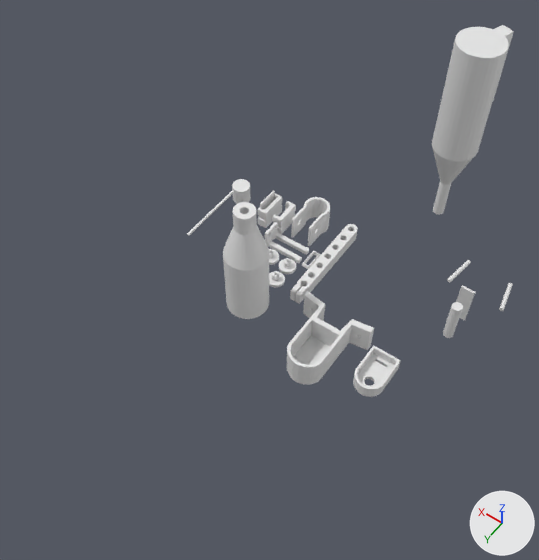
The Blender file electronics-mounts/electronics-mounts.blend, before and after one commit.
The view is the same before and after, from a camera (50 mm lens) standing at (-240.0, 363.0, 526.0) and looking at (-55.0, 104.0, 118.0). The lights are fixed; the arrows at lower right show +X, +Y and +Z.

Script lines for the objects in view, before the commit:
```python
me_cylinder_003 = bpy.data.meshes.new('Cylinder.003')
me_cylinder_003.from_pydata(...)  # a 16-sided cylinder along z spanning x 8.11..10.91, y -1.35..1.45, z -2.76..9.65; a box spanning x 7.85..11.64, y -7.04..-6.38, z -2.72..9.47
me_cylinder_008 = bpy.data.meshes.new('Cylinder.008')
me_cylinder_008.from_pydata(...)  # 160 vertices, 130 faces; spans x -1.23..1.1, y -2.05..1.51, z 0.0..1.08
me_cylinder_011 = bpy.data.meshes.new('Cylinder.011')
me_cylinder_011.from_pydata(...)  # 290 vertices, 230 faces; spans x -2.13..2.04, y -2.25..1.92, z -12.84..0.0
ob_hole_set = bpy.data.objects.new('hole-set', me_cylinder_003)
ob_hole_set.location = (-189.6, 5.1, 32.5)
ob_hole_set.scale = (3.0, 3.0, 3.0)
ob_pot_inner = bpy.data.objects.new('pot-inner', me_cylinder_008)
ob_pot_inner.location = (-126.8, 64.2, 0.0)
ob_pot_inner.scale = (10.8, 10.8, 10.8)
ob_pot_shaft = bpy.data.objects.new('pot-shaft', me_cylinder_011)
ob_pot_shaft.location = (0.0, 60.6, 0.0)
ob_pot_shaft.rotation_euler = (0.0, 3.142, 0.0)  # degrees (0, 180, 0)
ob_pot_shaft.scale = (8.96, 8.96, 8.96)
# also in view: 'wire-route' at (2.0, -11.0, 8.0); 'pot-outer' at (-78.0, 69.0, 13.0); 'hose-mount' at (2.0, -44.0, 12.0); 'pot-shaft.hole' at (-127.0, 1.0, 214.0); 'pot-armeture' at (-33.0, -13.0, 6.0)
```
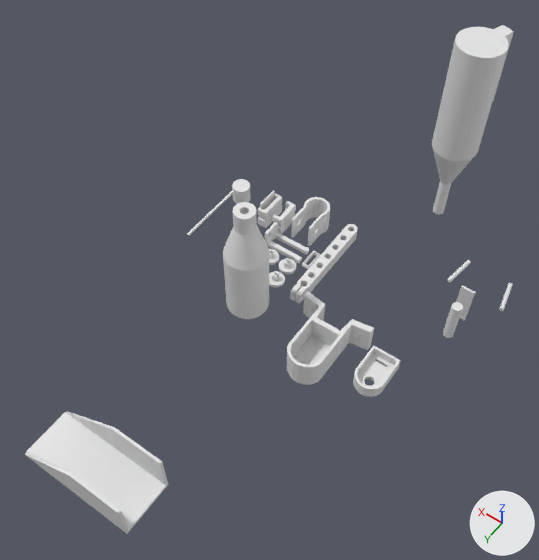
Commit message: autosync PIR

Pixel boxes [x1, y1, x2, y2] of what changed, in the pictures (539 x 560 px):
'PIR-cowling', added
    after: [25, 411, 168, 534]

Edits to the bpy script that builds the scene:
```text
Add me_cube_005:
    me_cube_005.from_pydata([(-2.3, -1.0, 1.78), (-0.3, -1.0, 1.78), (-2.3, 1.0, 1.78), (-0.3, 1.0, 1.78), (-2.3, -1.0, 0.0), (2.3, -1.0, 0.0), (-2.3, 1.0, 0.0), (2.3, 1.0, 0.0), (-0.3, -0.9, 1.78), (-2.3, -0.9, 1.78), (2.3, -0.9, 0.11), (-2.3, -0.9, 0.11), (2.3, 0.89, 0.11), (-2.3, 0.89, 0.11), (-0.3, 0.89, 1.78), (-2.3, 0.89, 1.78)], [], [(0, 1, 8, 9), (2, 3, 7, 6), (6, 7, 5, 4), (4, 5, 1, 0), (2, 6, 4, 0, 9, 11, 13, 15), (7, 3, 14, 12, 10, 8, 1, 5), (11, 10, 12, 13), (13, 12, 14, 15), (15, 14, 3, 2), (10, 11, 9, 8)])
Add ob_pir_cowling:
    ob_pir_cowling = bpy.data.objects.new('PIR-cowling', me_cube_005)
    ob_pir_cowling.location = (0.0, 249.7, 0.0)
    ob_pir_cowling.scale = (22.4, 22.4, 22.4)
```
